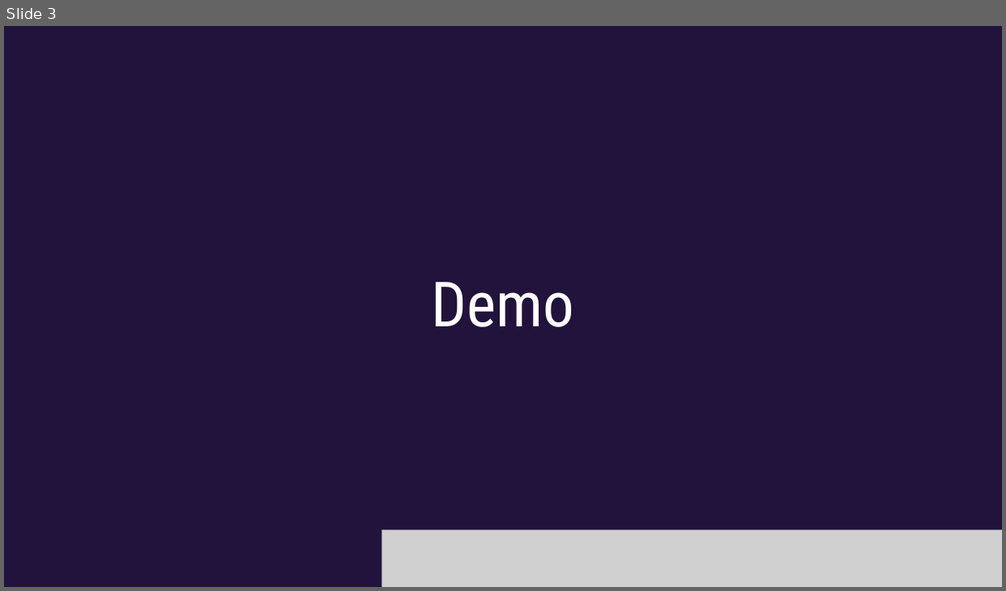
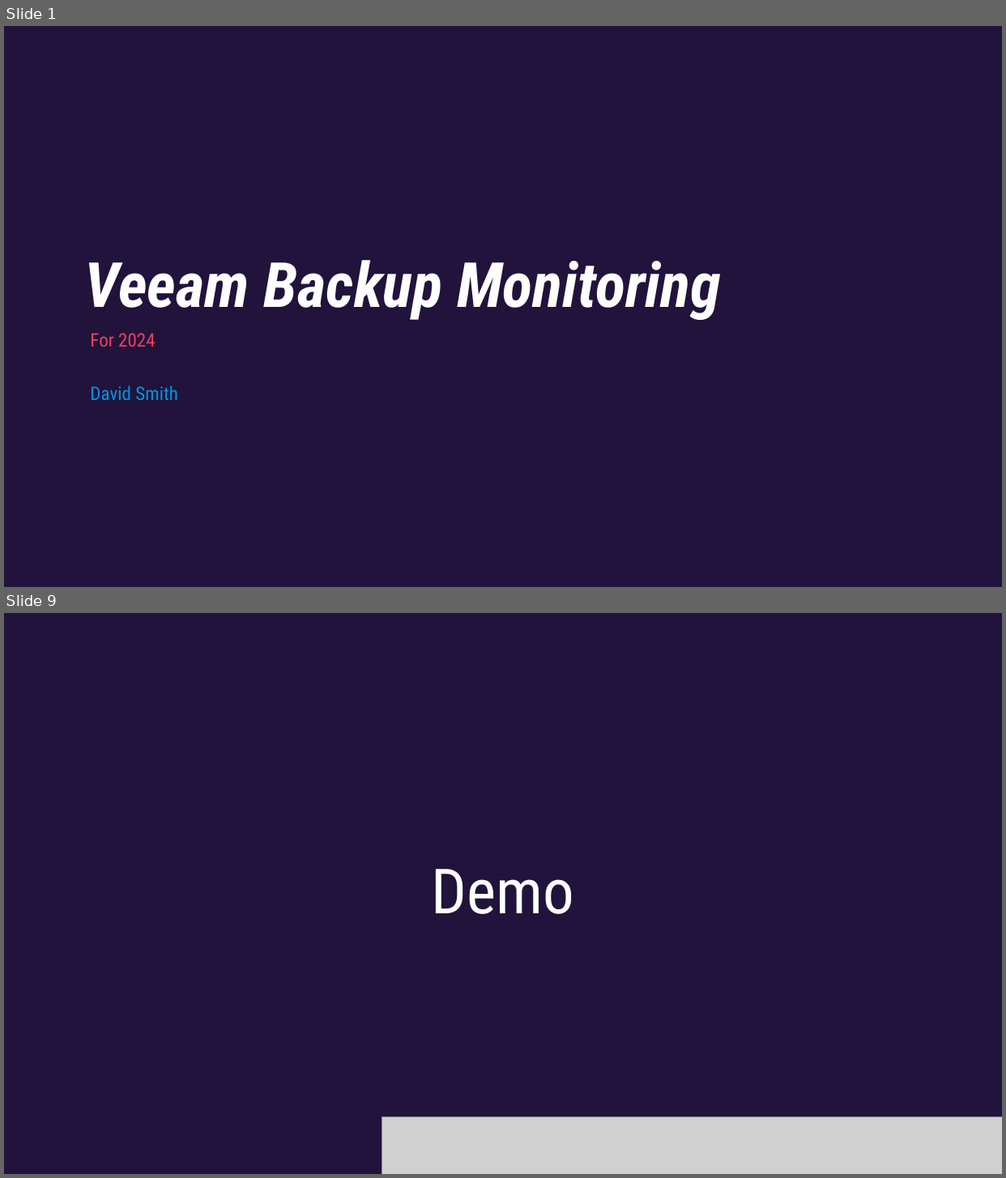
Before and after one commit to dsmith14w/VeeamBackupMP, a slide deck: SCOMathon 2024 PowerPoint Template D Smith Example.pptx. Shown one above the other, each under a label of ours: slide 3 before the commit, slides 1 and 9 after it; the slides between them are not shown. The pictures are 1006x591 and 1006x1178 pixels, drawn with LibreOffice and Linux fonts; fonts in the diff are those of the drawing; grey boxes stand for pictures; background and template pictures are left out. Boxes give left, top, right and bottom in pixels: in the first picture for what was removed or moved away, otherwise in the second. Text is boxed around its words. In the diff, an @@ line names an element or a change of style, - is before the commit and + after.

```diff
--- a/SCOMathon 2024 PowerPoint Template D Smith Example.pptx
+++ b/SCOMathon 2024 PowerPoint Template D Smith Example.pptx
@@ slide 1 added at (4, 26, 1002, 587), background #21133C @@
@@ text added at (85, 260, 721, 320), 60 pt, text #FFFFFF, bold, italic @@
+Veeam Backup Monitoring
@@ text added at (90, 333, 155, 347), 18 pt, text #EF405F @@
+For 2024
@@ text added at (90, 386, 178, 400), 18 pt, text #0094E2 @@
+David Smith
@@ what was slide 3 is now slide 9 @@
```
Also in this commit, not shown: 8 other slides added, 3 slides removed.
